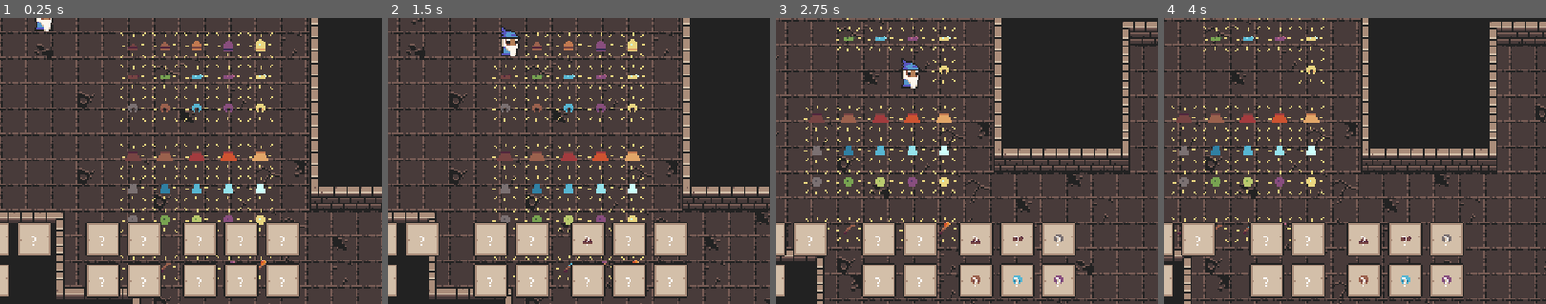
Above: before the commit, frames 1-4 (left to right).
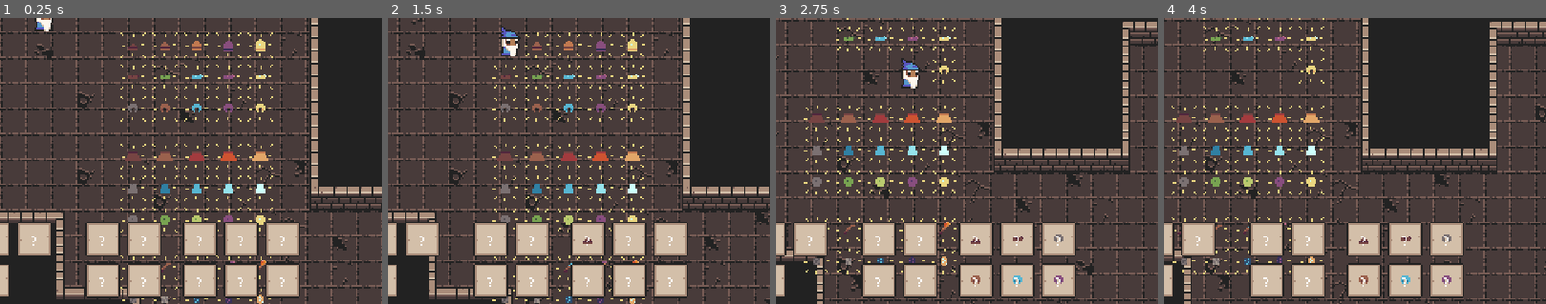
Above: after the commit, the same moments.

Repository: lownpho/mages
Game: Godot game, scene res://scenes/world.tscn
Two runs of this game, one before a commit and one after it. Both use one fixed random seed, a clock stepped at 60 frames per second and the inputs below.
Inputs (mouse positions are % of the whole screen's width and height, from its top left):
- Up to frame 1 (0.25 s): no input
- Up to frame 2 (1.5 s): move the mouse to (72, 45) at 0.52 s; press the mouse at (72, 45) at 0.53 s; hold D (right) 0.53-1.28 s; move the mouse to (30, 55) at 1.27 s; release the mouse at (30, 55) at 1.28 s; hold S (down) from 1.28 s (still down); right-click (30, 55) at 1.35 s
- Up to frame 3 (2.75 s): click (30, 55) at 1.55 s; move the mouse to (60, 28) at 2.02 s; release S (down) at 2.03 s; press the mouse at (60, 28) at 2.03 s; hold D (right) from 2.03 s (still down)
- Up to frame 4 (4 s): move the mouse to (45, 70) at 2.77 s; release D (right) at 2.78 s; release the mouse at (45, 70) at 2.78 s; hold W (up) 2.78-3.53 s; click (45, 70) at 2.85 s; move the mouse to (80, 65) at 3.52 s; press the mouse at (80, 65) at 3.53 s; hold A (left) from 3.53 s (still down); right-click (80, 65) at 3.6 s
The pictures show only the part of the screen within x 44-94%, y 50-100%; the shares and areas given below are measured in that part.

The runs differ from the first frame. In frame 1, 0.2% of the frame differs, in the area x 31-71%, y 94-100%; in frame 2, 0.2%; in frame 3, 0.3%, in the area x 7-48%, y 80-90%; in frame 4, 0.3%.

Commit message:
Add rune weapons

Diff:
--- /dev/null
+++ b/items/bullets/rune_bullet_1.tscn
@@ -0,0 +1,25 @@
+[gd_scene load_steps=4 format=3]
+
+[ext_resource type="Script" uid="uid://csrof5fw2p1s1" path="res://items/bullets/base_bullet.gd" id="1_a5af1"]
+[ext_resource type="Texture2D" uid="uid://cj2fu8oh0evtu" path="res://tilemaps/tile_atlas.png" id="2_ky54h"]
+
+[sub_resource type="CircleShape2D" id="CircleShape2D_rllah"]
+radius = 4.0
+
+[node name="Bullet" type="CharacterBody2D" groups=["bullets"]]
+collision_layer = 256
+motion_mode = 1
+script = ExtResource("1_a5af1")
+base_damage = 6.0
+distance = 64
+speed = 256
+skill_scaling = 1.0
+
+[node name="Sprite2D" type="Sprite2D" parent="."]
+texture = ExtResource("2_ky54h")
+offset = Vector2(0, -2)
+region_enabled = true
+region_rect = Rect2(288, 432, 16, 16)
+
+[node name="CollisionShape2D" type="CollisionShape2D" parent="."]
+shape = SubResource("CircleShape2D_rllah")
--- /dev/null
+++ b/items/bullets/rune_bullet_2.tscn
@@ -0,0 +1,25 @@
+[gd_scene load_steps=4 format=3]
+
+[ext_resource type="Script" uid="uid://csrof5fw2p1s1" path="res://items/bullets/base_bullet.gd" id="1_a5af1"]
+[ext_resource type="Texture2D" uid="uid://cj2fu8oh0evtu" path="res://tilemaps/tile_atlas.png" id="2_ky54h"]
+
+[sub_resource type="CircleShape2D" id="CircleShape2D_rllah"]
+radius = 4.0
+
+[node name="Bullet" type="CharacterBody2D" groups=["bullets"]]
+collision_layer = 256
+motion_mode = 1
+script = ExtResource("1_a5af1")
+base_damage = 9.0
+distance = 64
+speed = 256
+skill_scaling = 1.0
+
+[node name="Sprite2D" type="Sprite2D" parent="."]
+texture = ExtResource("2_ky54h")
+offset = Vector2(0, -2)
+region_enabled = true
+region_rect = Rect2(288, 432, 16, 16)
+
+[node name="CollisionShape2D" type="CollisionShape2D" parent="."]
+shape = SubResource("CircleShape2D_rllah")
--- /dev/null
+++ b/items/bullets/rune_bullet_3.tscn
@@ -0,0 +1,25 @@
+[gd_scene load_steps=4 format=3]
+
+[ext_resource type="Script" uid="uid://csrof5fw2p1s1" path="res://items/bullets/base_bullet.gd" id="1_a5af1"]
+[ext_resource type="Texture2D" uid="uid://cj2fu8oh0evtu" path="res://tilemaps/tile_atlas.png" id="2_ky54h"]
+
+[sub_resource type="CircleShape2D" id="CircleShape2D_rllah"]
+radius = 4.0
+
+[node name="Bullet" type="CharacterBody2D" groups=["bullets"]]
+collision_layer = 256
+motion_mode = 1
+script = ExtResource("1_a5af1")
+base_damage = 15.0
+distance = 64
+speed = 256
+skill_scaling = 1.0
+
+[node name="Sprite2D" type="Sprite2D" parent="."]
+texture = ExtResource("2_ky54h")
+offset = Vector2(0, -2)
+region_enabled = true
+region_rect = Rect2(288, 432, 16, 16)
+
+[node name="CollisionShape2D" type="CollisionShape2D" parent="."]
+shape = SubResource("CircleShape2D_rllah")
--- /dev/null
+++ b/items/bullets/rune_bullet_4.tscn
@@ -0,0 +1,25 @@
+[gd_scene load_steps=4 format=3]
+
+[ext_resource type="Script" uid="uid://csrof5fw2p1s1" path="res://items/bullets/base_bullet.gd" id="1_a5af1"]
+[ext_resource type="Texture2D" uid="uid://cj2fu8oh0evtu" path="res://tilemaps/tile_atlas.png" id="2_ky54h"]
+
+[sub_resource type="CircleShape2D" id="CircleShape2D_rllah"]
+radius = 4.0
+
+[node name="Bullet" type="CharacterBody2D" groups=["bullets"]]
+collision_layer = 256
+motion_mode = 1
+script = ExtResource("1_a5af1")
+base_damage = 21.0
+distance = 64
+speed = 256
+skill_scaling = 1.0
+
+[node name="Sprite2D" type="Sprite2D" parent="."]
+texture = ExtResource("2_ky54h")
+offset = Vector2(0, -2)
+region_enabled = true
+region_rect = Rect2(288, 432, 16, 16)
+
+[node name="CollisionShape2D" type="CollisionShape2D" parent="."]
+shape = SubResource("CircleShape2D_rllah")
--- /dev/null
+++ b/items/bullets/rune_bullet_5.tscn
@@ -0,0 +1,25 @@
+[gd_scene load_steps=4 format=3]
+
+[ext_resource type="Script" uid="uid://csrof5fw2p1s1" path="res://items/bullets/base_bullet.gd" id="1_a5af1"]
+[ext_resource type="Texture2D" uid="uid://cj2fu8oh0evtu" path="res://tilemaps/tile_atlas.png" id="2_ky54h"]
+
+[sub_resource type="CircleShape2D" id="CircleShape2D_rllah"]
+radius = 4.0
+
+[node name="Bullet" type="CharacterBody2D" groups=["bullets"]]
+collision_layer = 256
+motion_mode = 1
+script = ExtResource("1_a5af1")
+base_damage = 30.0
+distance = 64
+speed = 256
+skill_scaling = 1.0
+
+[node name="Sprite2D" type="Sprite2D" parent="."]
+texture = ExtResource("2_ky54h")
+offset = Vector2(0, -2)
+region_enabled = true
+region_rect = Rect2(288, 432, 16, 16)
+
+[node name="CollisionShape2D" type="CollisionShape2D" parent="."]
+shape = SubResource("CircleShape2D_rllah")
--- /dev/null
+++ b/items/weapons/better_rune.tres
@@ -0,0 +1,28 @@
+[gd_resource type="Resource" script_class="WeaponResource" load_steps=7 format=3 uid="uid://nubulf42ogb1"]
+
+[ext_resource type="Script" uid="uid://bvkb3ncngod23" path="res://items/weapon_resource.gd" id="1_script"]
+[ext_resource type="Texture2D" uid="uid://ptqtdgoor86k" path="res://items/weapons/weapons.png" id="2_atlas"]
+[ext_resource type="PackedScene" path="res://items/bullets/rune_bullet_3.tscn" id="3_bullet"]
+[ext_resource type="Script" uid="uid://d3hnuqjbp2epb" path="res://items/weapons/shotgun_pattern.gd" id="4_pattern"]
+
+[sub_resource type="Resource" id="ShotgunPattern_1"]
+script = ExtResource("4_pattern")
+num_pellets = 5
+spread_angle = 52.0
+spawn_offset = 8.0
+
+[sub_resource type="AtlasTexture" id="AtlasTexture_icon"]
+atlas = ExtResource("2_atlas")
+region = Rect2(32, 32, 16, 16)
+
+[resource]
+script = ExtResource("1_script")
+fire_pattern = SubResource("ShotgunPattern_1")
+bullet_scene = ExtResource("3_bullet")
+fire_cooldown = 2.0
+mana_cost = 4
+icon = SubResource("AtlasTexture_icon")
+skill_modifier = 15
+speed_modifier = 0
+max_health_modifier = 30
+max_mana_modifier = 0
--- /dev/null
+++ b/items/weapons/even_better_rune.tres
@@ -0,0 +1,28 @@
+[gd_resource type="Resource" script_class="WeaponResource" load_steps=7 format=3 uid="uid://b7ktlcr8ocg81"]
+
+[ext_resource type="Script" uid="uid://bvkb3ncngod23" path="res://items/weapon_resource.gd" id="1_script"]
+[ext_resource type="Texture2D" uid="uid://ptqtdgoor86k" path="res://items/weapons/weapons.png" id="2_atlas"]
+[ext_resource type="PackedScene" path="res://items/bullets/rune_bullet_4.tscn" id="3_bullet"]
+[ext_resource type="Script" uid="uid://d3hnuqjbp2epb" path="res://items/weapons/shotgun_pattern.gd" id="4_pattern"]
+
+[sub_resource type="Resource" id="ShotgunPattern_1"]
+script = ExtResource("4_pattern")
+num_pellets = 5
+spread_angle = 48.0
+spawn_offset = 8.0
+
+[sub_resource type="AtlasTexture" id="AtlasTexture_icon"]
+atlas = ExtResource("2_atlas")
+region = Rect2(48, 32, 16, 16)
+
+[resource]
+script = ExtResource("1_script")
+fire_pattern = SubResource("ShotgunPattern_1")
+bullet_scene = ExtResource("3_bullet")
+fire_cooldown = 2.0
+mana_cost = 5
+icon = SubResource("AtlasTexture_icon")
+skill_modifier = 25
+speed_modifier = 0
+max_health_modifier = 50
+max_mana_modifier = 0
--- a/items/weapons/fire_pattern.gd
+++ b/items/weapons/fire_pattern.gd
@@ -1,5 +1,8 @@
 extends Resource
 class_name FirePattern
 
+## Random offset applied to each bullet's spawn position along its direction.
+@export var spawn_offset: float = 0.0
+
 func get_directions(direction: Vector2) -> Array[Vector2]:
 	return [direction]
--- /dev/null
+++ b/items/weapons/good_rune.tres
@@ -0,0 +1,28 @@
+[gd_resource type="Resource" script_class="WeaponResource" load_steps=7 format=3 uid="uid://dvfshusanglit"]
+
+[ext_resource type="Script" uid="uid://bvkb3ncngod23" path="res://items/weapon_resource.gd" id="1_script"]
+[ext_resource type="Texture2D" uid="uid://ptqtdgoor86k" path="res://items/weapons/weapons.png" id="2_atlas"]
+[ext_resource type="PackedScene" path="res://items/bullets/rune_bullet_2.tscn" id="3_bullet"]
+[ext_resource type="Script" uid="uid://d3hnuqjbp2epb" path="res://items/weapons/shotgun_pattern.gd" id="4_pattern"]
+
+[sub_resource type="Resource" id="ShotgunPattern_1"]
+script = ExtResource("4_pattern")
+num_pellets = 5
+spread_angle = 56.0
+spawn_offset = 8.0
+
+[sub_resource type="AtlasTexture" id="AtlasTexture_icon"]
+atlas = ExtResource("2_atlas")
+region = Rect2(16, 32, 16, 16)
+
+[resource]
+script = ExtResource("1_script")
+fire_pattern = SubResource("ShotgunPattern_1")
+bullet_scene = ExtResource("3_bullet")
+fire_cooldown = 2.0
+mana_cost = 3
+icon = SubResource("AtlasTexture_icon")
+skill_modifier = 10
+speed_modifier = 0
+max_health_modifier = 15
+max_mana_modifier = 0
--- /dev/null
+++ b/items/weapons/rune.tres
@@ -0,0 +1,28 @@
+[gd_resource type="Resource" script_class="WeaponResource" load_steps=7 format=3 uid="uid://bxug2rgcxxfmt"]
+
+[ext_resource type="Script" uid="uid://bvkb3ncngod23" path="res://items/weapon_resource.gd" id="1_script"]
+[ext_resource type="Texture2D" uid="uid://ptqtdgoor86k" path="res://items/weapons/weapons.png" id="2_atlas"]
+[ext_resource type="PackedScene" path="res://items/bullets/rune_bullet_1.tscn" id="3_bullet"]
+[ext_resource type="Script" uid="uid://d3hnuqjbp2epb" path="res://items/weapons/shotgun_pattern.gd" id="4_pattern"]
+
+[sub_resource type="Resource" id="ShotgunPattern_1"]
+script = ExtResource("4_pattern")
+num_pellets = 5
+spread_angle = 60.0
+spawn_offset = 8.0
+
+[sub_resource type="AtlasTexture" id="AtlasTexture_icon"]
+atlas = ExtResource("2_atlas")
+region = Rect2(0, 32, 16, 16)
+
+[resource]
+script = ExtResource("1_script")
+fire_pattern = SubResource("ShotgunPattern_1")
+bullet_scene = ExtResource("3_bullet")
+fire_cooldown = 2.0
+mana_cost = 2
+icon = SubResource("AtlasTexture_icon")
+skill_modifier = 0
+speed_modifier = 0
+max_health_modifier = 5
+max_mana_modifier = 0
--- /dev/null
+++ b/items/weapons/shotgun_pattern.gd
@@ -0,0 +1,14 @@
+extends FirePattern
+class_name ShotgunPattern
+
+@export var num_pellets: int = 5
+@export var spread_angle: float = 35.0 ## Cone width in degrees.
+
+func get_directions(direction: Vector2) -> Array[Vector2]:
+	var dirs: Array[Vector2] = []
+	var base_angle = direction.angle()
+	var half_spread = deg_to_rad(spread_angle) / 2.0
+	for i in range(num_pellets):
+		var offset = randf_range(-half_spread, half_spread)
+		dirs.append(Vector2.from_angle(base_angle + offset))
+	return dirs
--- /dev/null
+++ b/items/weapons/ultimate_rune.tres
@@ -0,0 +1,28 @@
+[gd_resource type="Resource" script_class="WeaponResource" load_steps=7 format=3 uid="uid://jdft2slnoj4n"]
+
+[ext_resource type="Script" uid="uid://bvkb3ncngod23" path="res://items/weapon_resource.gd" id="1_script"]
+[ext_resource type="Texture2D" uid="uid://ptqtdgoor86k" path="res://items/weapons/weapons.png" id="2_atlas"]
+[ext_resource type="PackedScene" path="res://items/bullets/rune_bullet_5.tscn" id="3_bullet"]
+[ext_resource type="Script" uid="uid://d3hnuqjbp2epb" path="res://items/weapons/shotgun_pattern.gd" id="4_pattern"]
+
+[sub_resource type="Resource" id="ShotgunPattern_1"]
+script = ExtResource("4_pattern")
+num_pellets = 5
+spread_angle = 45.0
+spawn_offset = 8.0
+
+[sub_resource type="AtlasTexture" id="AtlasTexture_icon"]
+atlas = ExtResource("2_atlas")
+region = Rect2(64, 32, 16, 16)
+
+[resource]
+script = ExtResource("1_script")
+fire_pattern = SubResource("ShotgunPattern_1")
+bullet_scene = ExtResource("3_bullet")
+fire_cooldown = 2.0
+mana_cost = 6
+icon = SubResource("AtlasTexture_icon")
+skill_modifier = 40
+speed_modifier = 0
+max_health_modifier = 80
+max_mana_modifier = 0
--- a/items/weapons/weapon_node.gd
+++ b/items/weapons/weapon_node.gd
@@ -26,7 +26,8 @@
 
 func _spawn_bullet(direction: Vector2, skill: int) -> void:
 	var bullet = data.bullet_scene.instantiate()
-	bullet.position = global_position
+	var offset = randf() * data.fire_pattern.spawn_offset
+	bullet.position = global_position + direction * offset
 	bullet.base_direction = direction
 	bullet.skill = skill
 	get_tree().root.add_child(bullet)
--- a/scenes/world.tscn
+++ b/scenes/world.tscn
@@ -37,6 +37,11 @@
 [ext_resource type="Resource" uid="uid://cb3l8ekaaojcj" path="res://items/robes/even_better_vesture.tres" id="r_vest3"]
 [ext_resource type="Resource" uid="uid://cieg4jelwbflw" path="res://items/robes/fancy_vesture.tres" id="r_vest4"]
 [ext_resource type="Resource" uid="uid://doiaeiflr7i6j" path="res://items/robes/ultimate_vesture.tres" id="r_vest5"]
+[ext_resource type="Resource" uid="uid://bxug2rgcxxfmt" path="res://items/weapons/rune.tres" id="w_rune1"]
+[ext_resource type="Resource" uid="uid://dvfshusanglit" path="res://items/weapons/good_rune.tres" id="w_rune2"]
+[ext_resource type="Resource" uid="uid://nubulf42ogb1" path="res://items/weapons/better_rune.tres" id="w_rune3"]
+[ext_resource type="Resource" uid="uid://b7ktlcr8ocg81" path="res://items/weapons/even_better_rune.tres" id="w_rune4"]
+[ext_resource type="Resource" uid="uid://jdft2slnoj4n" path="res://items/weapons/ultimate_rune.tres" id="w_rune5"]
 [ext_resource type="Resource" uid="uid://cjmpm744t7n6h" path="res://items/weapons/staff.tres" id="w_staff1"]
 [ext_resource type="Resource" uid="uid://kibm2fmic8nm" path="res://items/weapons/good_staff.tres" id="w_staff2"]
 [ext_resource type="Resource" uid="uid://c311ajkwxyv2o" path="res://items/weapons/better_staff.tres" id="w_staff3"]
@@ -218,3 +223,23 @@
 [node name="Staff5" parent="pickups" instance=ExtResource("6_pickup")]
 position = Vector2(-260, 240)
 item = ExtResource("w_staff5")
+
+[node name="Rune1" parent="pickups" instance=ExtResource("6_pickup")]
+position = Vector2(-340, 260)
+item = ExtResource("w_rune1")
+
+[node name="Rune2" parent="pickups" instance=ExtResource("6_pickup")]
+position = Vector2(-320, 260)
+item = ExtResource("w_rune2")
+
+[node name="Rune3" parent="pickups" instance=ExtResource("6_pickup")]
+position = Vector2(-300, 260)
+item = ExtResource("w_rune3")
+
+[node name="Rune4" parent="pickups" instance=ExtResource("6_pickup")]
+position = Vector2(-280, 260)
+item = ExtResource("w_rune4")
+
+[node name="Rune5" parent="pickups" instance=ExtResource("6_pickup")]
+position = Vector2(-260, 260)
+item = ExtResource("w_rune5")
Not shown, added: items/weapons/shotgun_pattern.gd.uid
Not shown: 1 places in items/weapons/ultimate_staff.tres that only renumber resources
Not shown: 1 places in scenes/world.tscn that only renumber resources
Not shown, changed: docs/design/weapons.md
